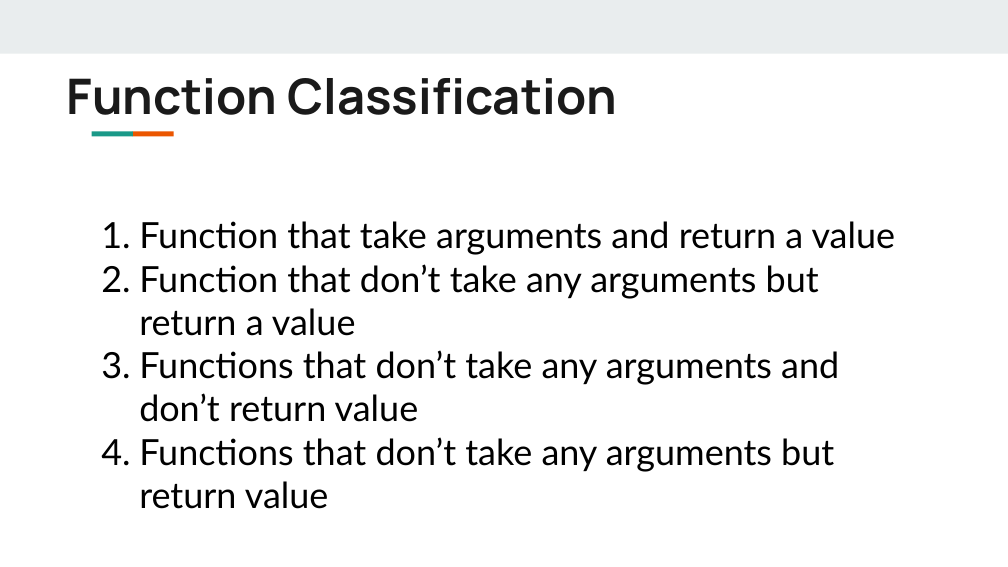
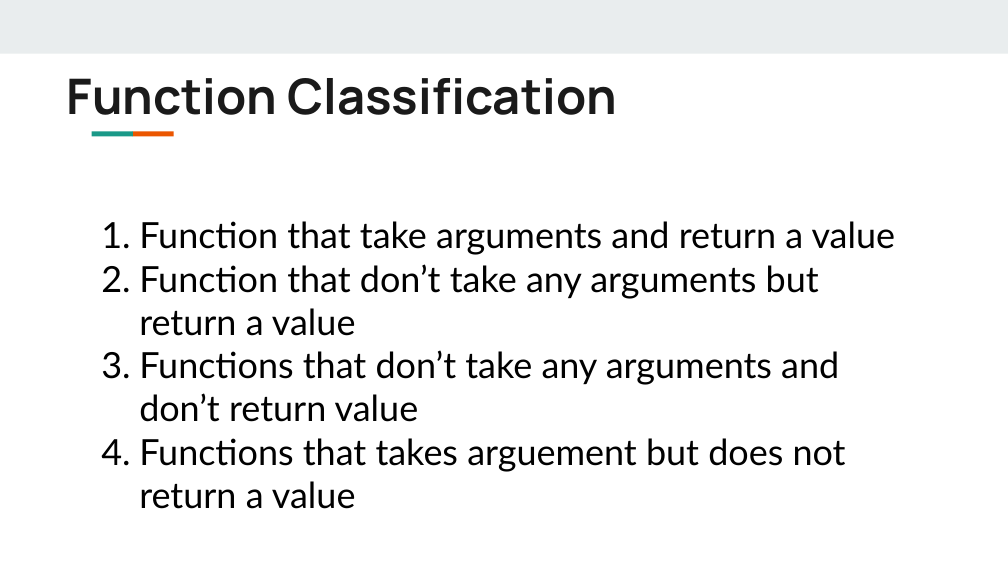
Before and after one commit to giridhersadineni/pythonsrec, a slide deck: slide 7 of 08.Functions/functions.pptx. Drawn at 1008x567 pixels with LibreOffice and Linux fonts; fonts in the diff are those of the drawing. Boxes give left, top, right and bottom in pixels: in the first picture for what was removed or moved away, otherwise in the second. Text is boxed around its words. In the diff, an @@ line names an element or a change of style, - is before the commit and + after.

```diff
--- a/08.Functions/functions.pptx
+++ b/08.Functions/functions.pptx
@@ text at box(139, 438, 846, 509): text changed @@
-  4. Functions that don’t take any arguments but return value
+  4. Functions that takes arguement but does not return a value
```
Also in this commit, not shown: 6 other slides changed, 29 other files.
